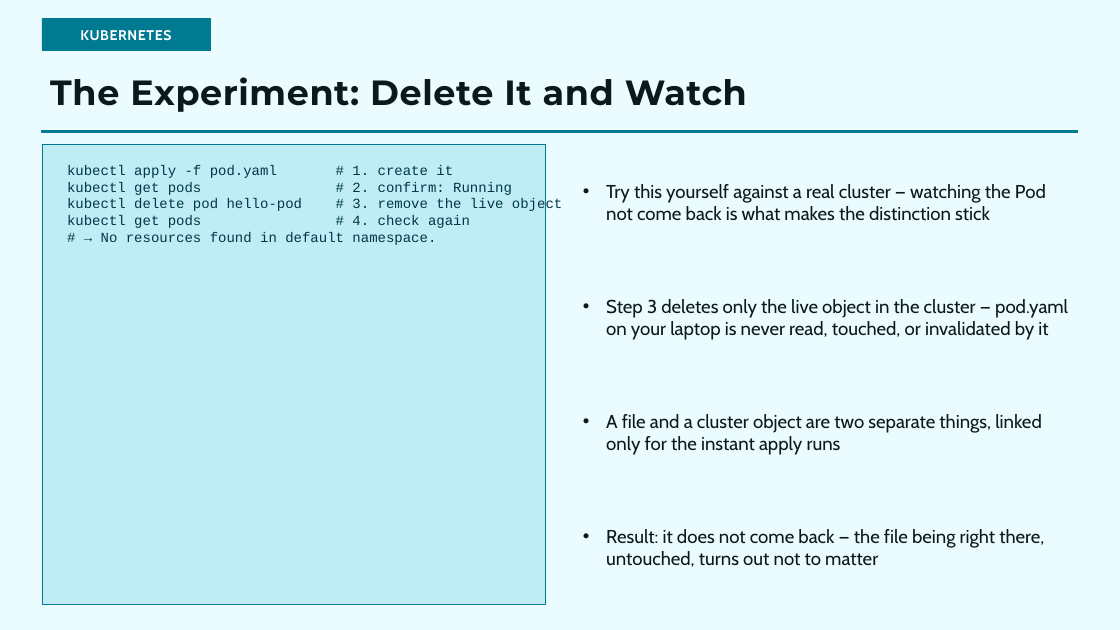
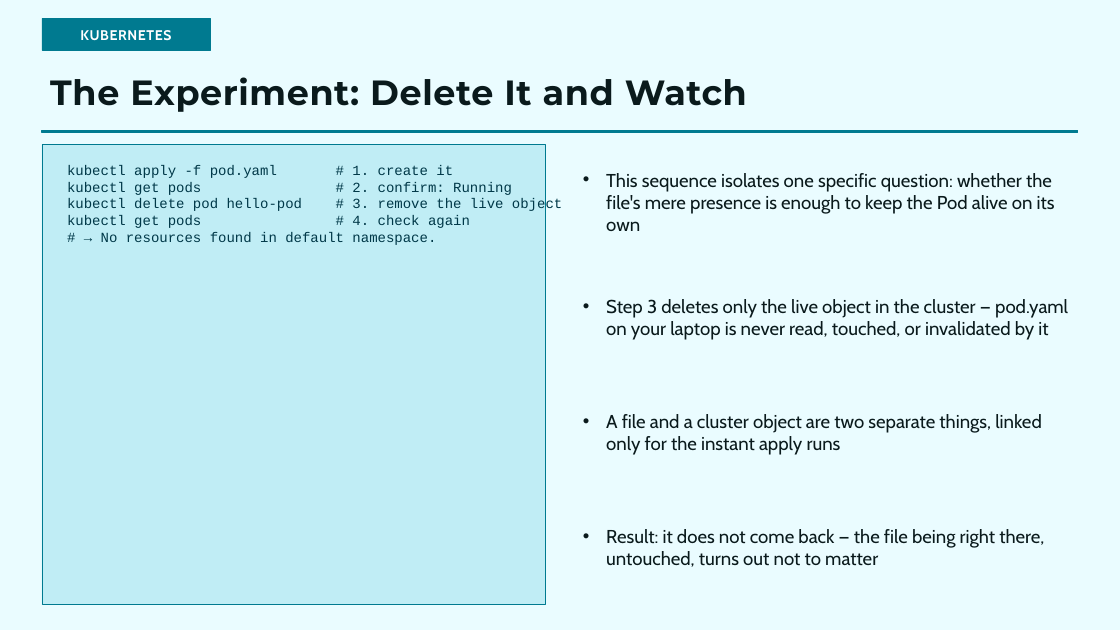
Before and after one commit to choicespecs/kube-self-learn, a slide deck: slide 15 of docs/presentations/KubernetesFundamentals/KubernetesFundamentals.pptx. Drawn at 1120x630 pixels with LibreOffice and Linux fonts; fonts in the diff are those of the drawing. Boxes give left, top, right and bottom in pixels: in the first picture for what was removed or moved away, otherwise in the second. Text is boxed around its words. In the diff, an @@ line names an element or a change of style, - is before the commit and + after.

```diff
--- a/docs/presentations/KubernetesFundamentals/KubernetesFundamentals.pptx
+++ b/docs/presentations/KubernetesFundamentals/KubernetesFundamentals.pptx
@@ text at [606, 173, 1055, 231]: text changed @@
-• Try this yourself against a real cluster — watching the Pod not come back is what makes the distinction stick
+• This sequence isolates one specific question: whether the file's mere presence is enough to keep the Pod alive on its own
```
